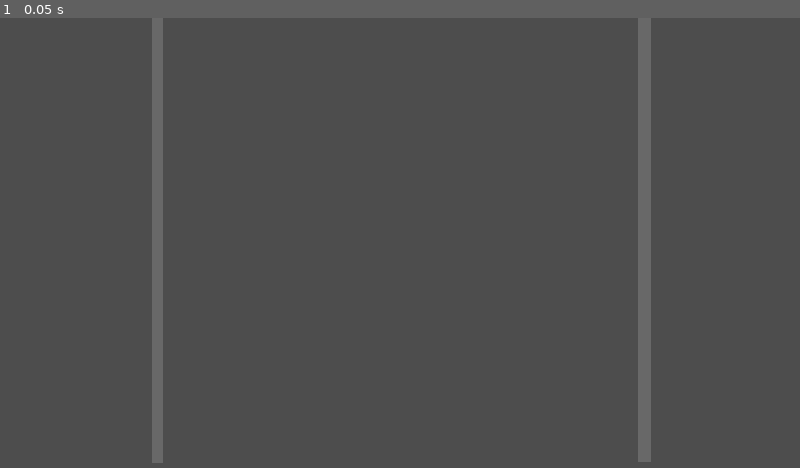
Above: before the commit, frame 1.
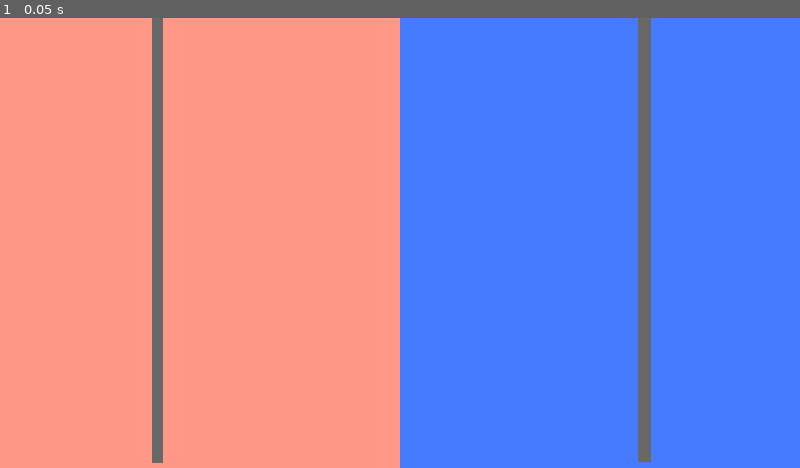
Above: after the commit, the same moment.

Repository: LucieFaure-Beaulande/neopong
Game: Godot game, scene res://Game/board/board.tscn
Two runs of this game, one before a commit and one after it. Both use one fixed random seed, a clock stepped at 60 frames per second and the inputs below.
Inputs:
- Up to frame 1 (0.05 s): no input

The runs differ from the first frame. In frame 1, 97% of the frame differs, in the area x 0-100%, y 0-100%.

Commit message:
fix board zones

Diff:
--- a/Game/board/board.tscn
+++ b/Game/board/board.tscn
@@ -12,10 +12,10 @@
 size = Vector2(256, 718.5)
 
 [sub_resource type="RectangleShape2D" id="RectangleShape2D_vsefh"]
-size = Vector2(756, 356)
+size = Vector2(382, 718)
 
 [sub_resource type="RectangleShape2D" id="RectangleShape2D_wxr5f"]
-size = Vector2(756, 356)
+size = Vector2(388, 716)
 
 [sub_resource type="PhysicsMaterial" id="PhysicsMaterial_43rjr"]
 
@@ -25,18 +25,16 @@
 [node name="Board" type="Node2D" unique_id=1187871317]
 
 [node name="ColorRect" type="ColorRect" parent="." unique_id=1737327288]
-visible = false
-offset_right = 720.0
-offset_bottom = 640.0
+offset_right = 640.0
+offset_bottom = 720.0
 mouse_filter = 1
 color = Color(1, 0.5904081, 0.5299569, 1)
 metadata/_edit_use_anchors_ = true
 
 [node name="ColorRect2" type="ColorRect" parent="." unique_id=1419195896]
-visible = false
-offset_top = 640.0
-offset_right = 720.0
-offset_bottom = 1280.0
+offset_left = 640.0
+offset_right = 1280.0
+offset_bottom = 720.0
 mouse_filter = 1
 color = Color(0.26892668, 0.48667043, 1, 1)
 metadata/_edit_use_anchors_ = true
@@ -52,7 +50,6 @@
 collision_mask = 5
 
 [node name="Slingshot" parent="." unique_id=1398244917 instance=ExtResource("2_vsefh")]
-visible = false
 
 [node name="CollisionShape2D" type="CollisionShape2D" parent="Slingshot" unique_id=1234964609]
 position = Vector2(125.375, 357)
@@ -65,7 +62,7 @@
 collision_mask = 2
 
 [node name="CollisionShape2D" type="CollisionShape2D" parent="VacuumZone" unique_id=728963688]
-position = Vector2(-6.0000176, -988)
+position = Vector2(38, 19)
 shape = SubResource("RectangleShape2D_uhwdc")
 debug_color = Color(0.9902335, 0, 0.2865104, 0.41960785)
 
@@ -97,6 +94,6 @@
 collision_mask = 5
 physics_material_override = SubResource("PhysicsMaterial_43rjr")
 
-[node name="CollisionShape2D" type="CollisionShape2D" parent="BorderRight" unique_id=743419606]
+[node name="BorderRight#CollisionShape2D" type="CollisionShape2D" parent="." unique_id=743419606]
 position = Vector2(637, 723)
 shape = SubResource("RectangleShape2D_3j5br")
